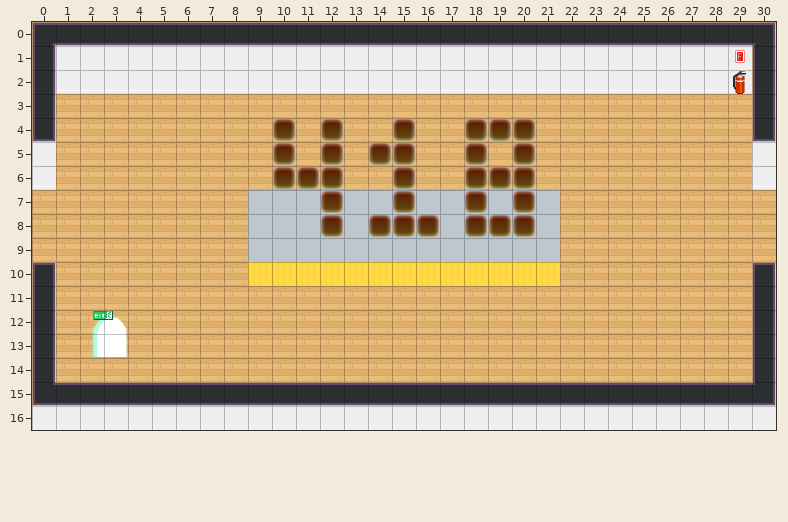
Tiled map (JSON), stored at dist/map/418.json. Above is the file before it was changed.
Cells are 32x32 px. Shown: x 0..30, y 0..16.
After the commit:
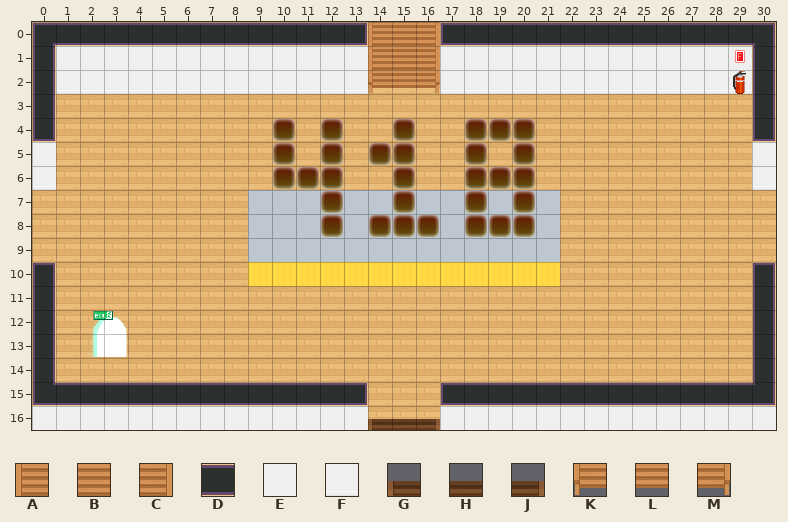
Key: from "tileset5_export": A 35, B 36, C 37, D 56, E 62, F 72, G 84, H 85, J 86, K 97, L 98, M 99.
_ is an empty cell, # one hidden under a higher layer, . an unchanged one.
Tiles of an added or newly shown layer are drawn over the layers below it.
The edit:
--- layer "block-north" (now hidden)
@@ x 14..16 @@
- 2 ###
+ 2 ___
--- layer "block-south" (now hidden)
@@ x 14..16 @@
-15 ###
-16 ###
+15 ___
+16 ___
--- layer "door-south" (now hidden)
@@ x 13..17 @@
-15 DDDDD
-16 .EEE.
+15 _____
+16 .___.
--- layer "door-north" (now hidden)
@@ x 13..17 @@
- 0 DDDDD
- 1 .EEE.
- 2 .FFF.
+ 0 _____
+ 1 .___.
+ 2 .___.
--- layer "Stairs" (added)
@@ x 14..16 @@
- 0 ___
- 1 ___
- 2 ___
+ 0 ABC
+ 1 ABC
+ 2 KLM
@@ x 14..16 @@
-16 ___
+16 GHJ
Pixel boxes of the changes (left, top, right, bottom) in both pictures:
changed: (365, 22, 443, 94)
changed: (365, 382, 443, 430)
